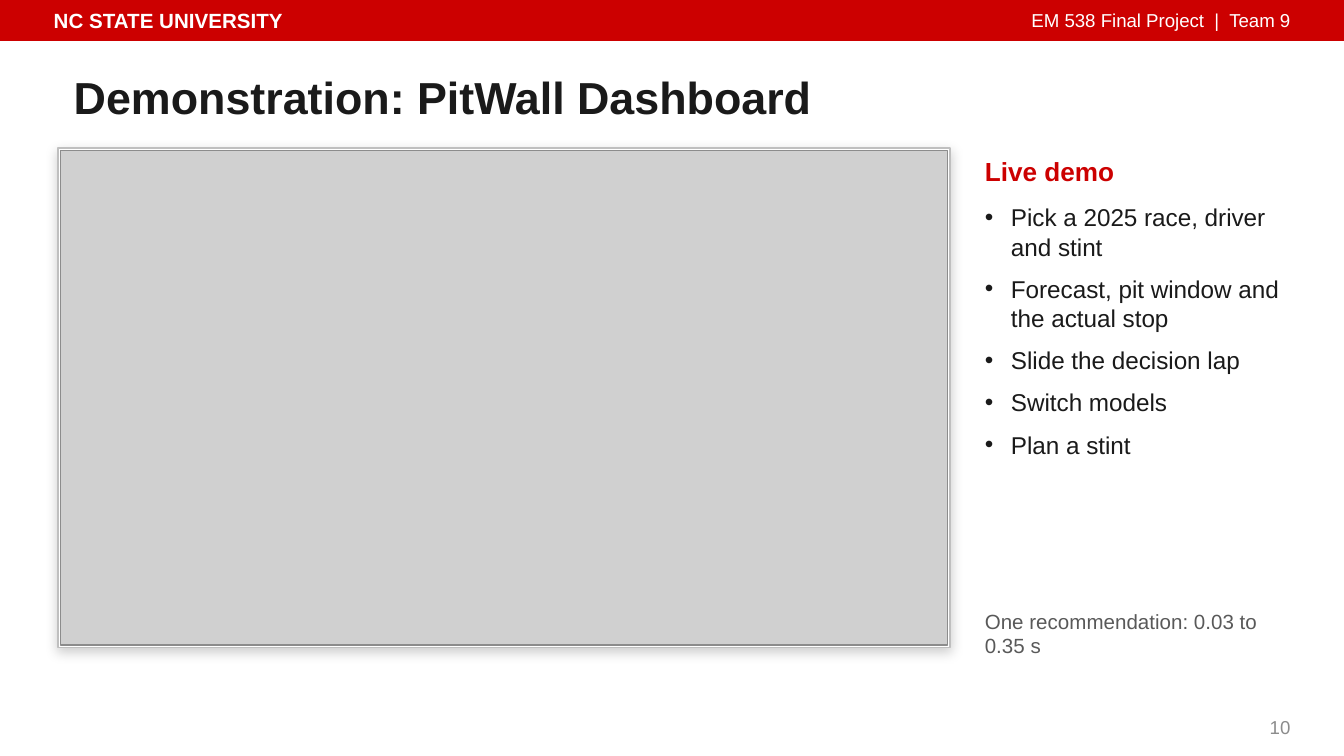
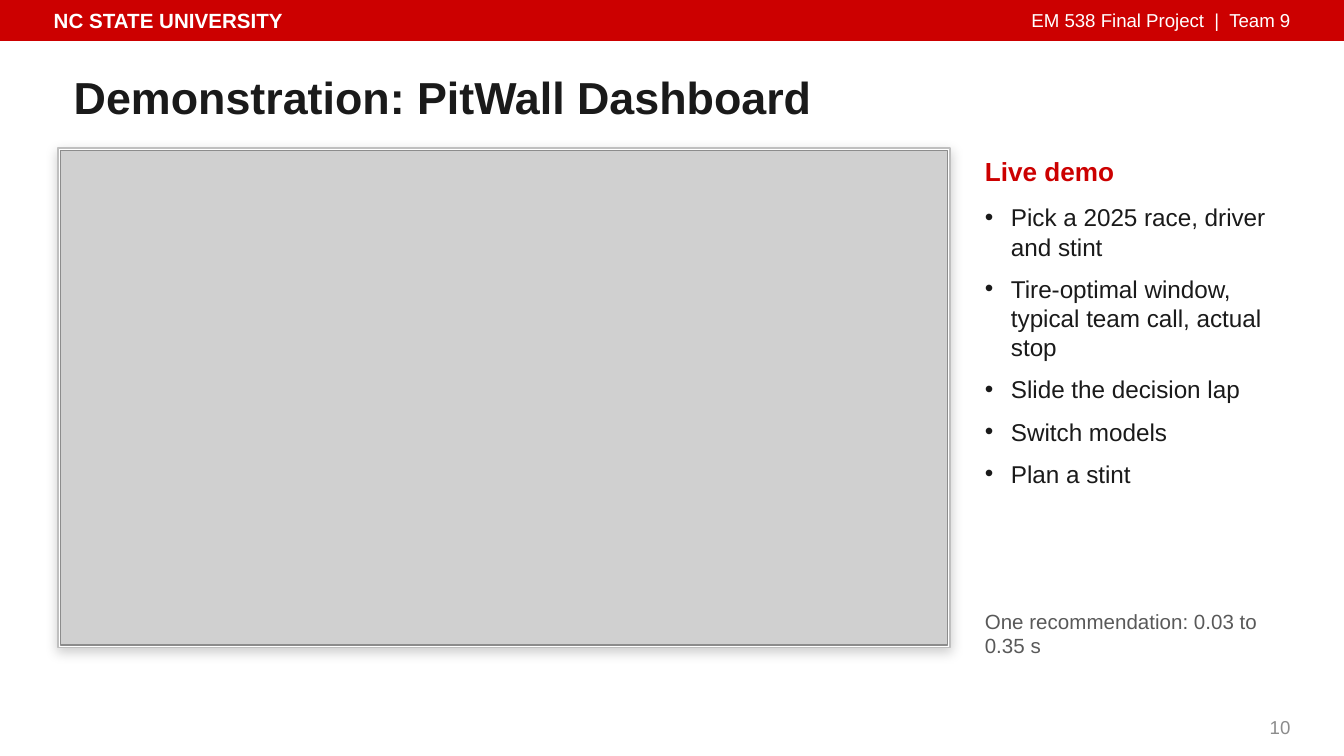
Before and after one commit to isaiahnick/f1-tire-degradation, a slide deck: slide 10 of reports/presentation/PitWall_Final_Presentation.pptx. Drawn at 1344x756 pixels with LibreOffice and Linux fonts; fonts in the diff are those of the drawing; grey boxes stand for pictures. Boxes give left, top, right and bottom in pixels: in the first picture for what was removed or moved away, otherwise in the second. Text is boxed around its words. In the diff, an @@ line names an element or a change of style, - is before the commit and + after.

```diff
--- a/reports/presentation/PitWall_Final_Presentation.pptx
+++ b/reports/presentation/PitWall_Final_Presentation.pptx
@@ text at (1011,280,1262,361): text changed @@
-• Forecast, pit window and the actual stop
+• Tire-optimal window, typical team call, actual stop
```
Also in this commit, not shown: 2 other slides changed, 3 other files.
